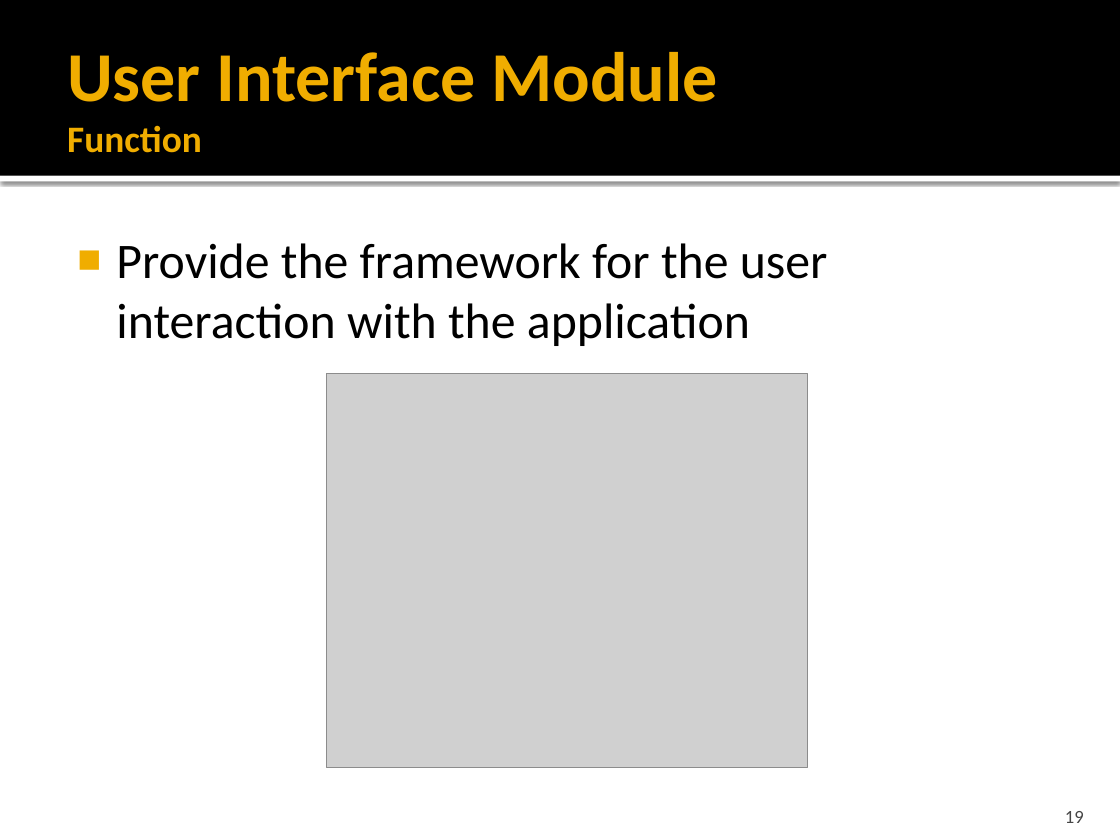
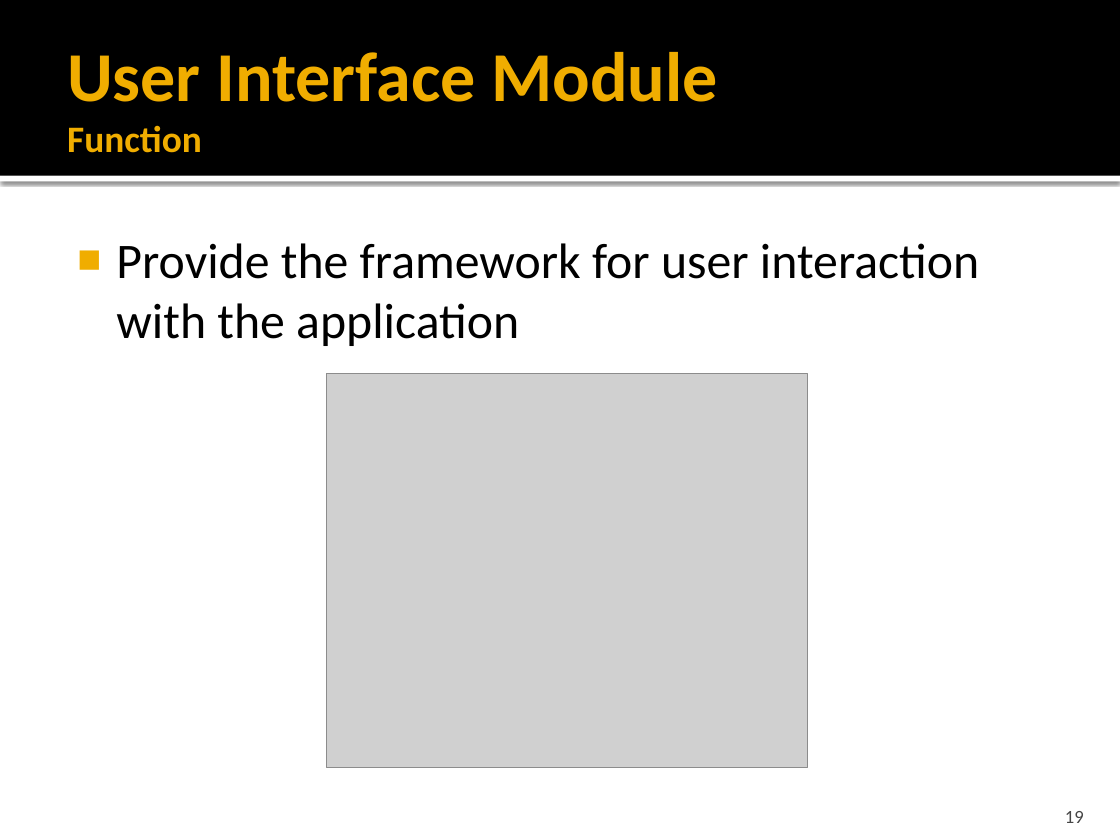
Before and after one commit to idxExtropy/duel-reality, a slide deck: slide 19 of Docs/DUEL REALITY .pptx. Drawn at 1120x840 pixels with LibreOffice and Linux fonts; fonts in the diff are those of the drawing; grey boxes stand for pictures. Boxes give left, top, right and bottom in pixels: in the first picture for what was removed or moved away, otherwise in the second. Text is boxed around its words. In the diff, an @@ line names an element or a change of style, - is before the commit and + after.

Commit message:
More updates

```diff
--- a/Docs/DUEL REALITY .pptx
+++ b/Docs/DUEL REALITY .pptx
@@ text at (x1=116, y1=243, x2=979, y2=346): text changed @@
-■ Provide the framework for the user interaction with the application
+■ Provide the framework for user interaction with the application
```
Also in this commit, not shown: 4 other slides changed, 2 slides added.
